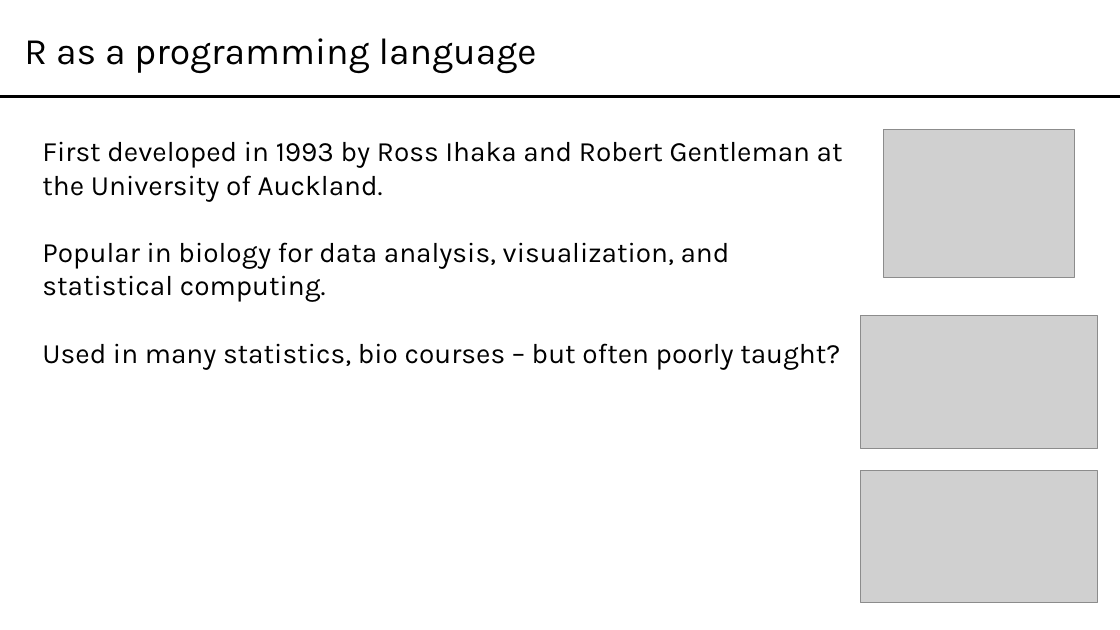
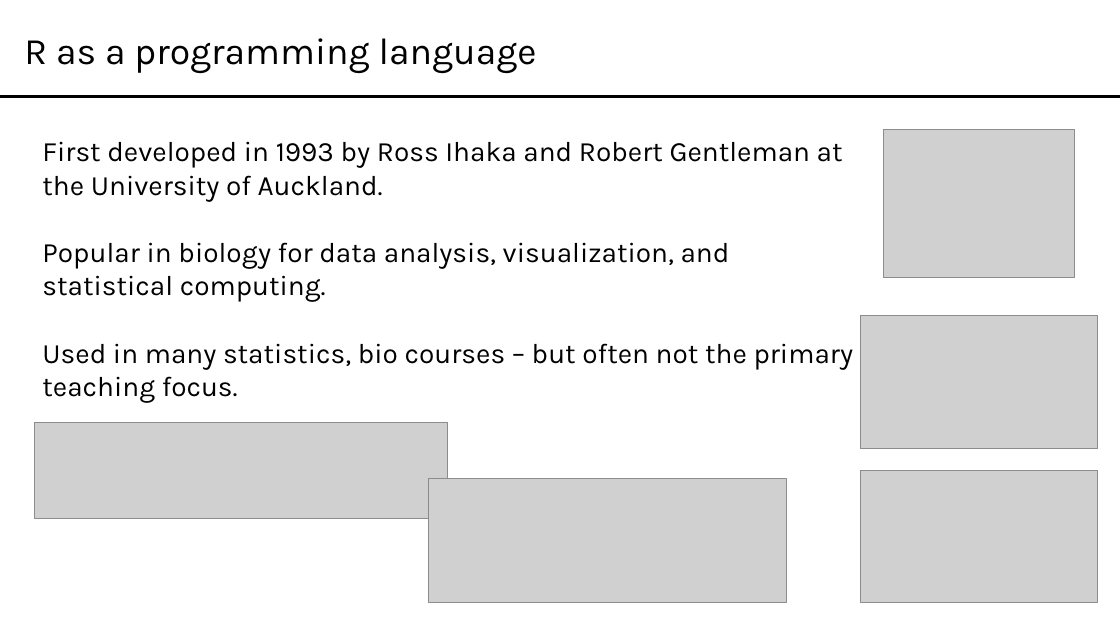
Before and after one commit to DoranG1/Stanford-Splash-2024-R-analysis, a slide deck: slide 3 of Splash-2024-slides.pptx. Drawn at 1120x630 pixels with LibreOffice and Linux fonts; fonts in the diff are those of the drawing; grey boxes stand for pictures. Boxes give left, top, right and bottom in pixels: in the first picture for what was removed or moved away, otherwise in the second. Text is boxed around its words. In the diff, an @@ line names an element or a change of style, - is before the commit and + after.

Commit message:
update slides

```diff
--- a/Splash-2024-slides.pptx
+++ b/Splash-2024-slides.pptx
@@ text at (x1=42, y1=343, x2=854, y2=403): text changed @@
-Used in many statistics, bio courses – but often poorly taught?
+Used in many statistics, bio courses – but often not the primary teaching focus.
@@ picture added at (x1=34, y1=423, x2=448, y2=518) @@
@@ picture added at (x1=429, y1=478, x2=786, y2=602) @@
```
Also in this commit, not shown: 2 other slides changed.
